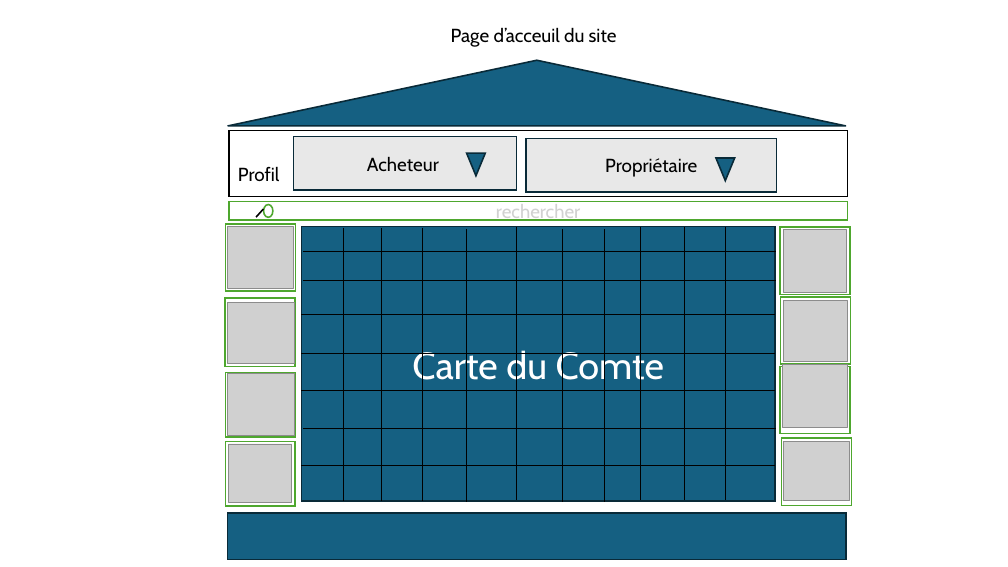
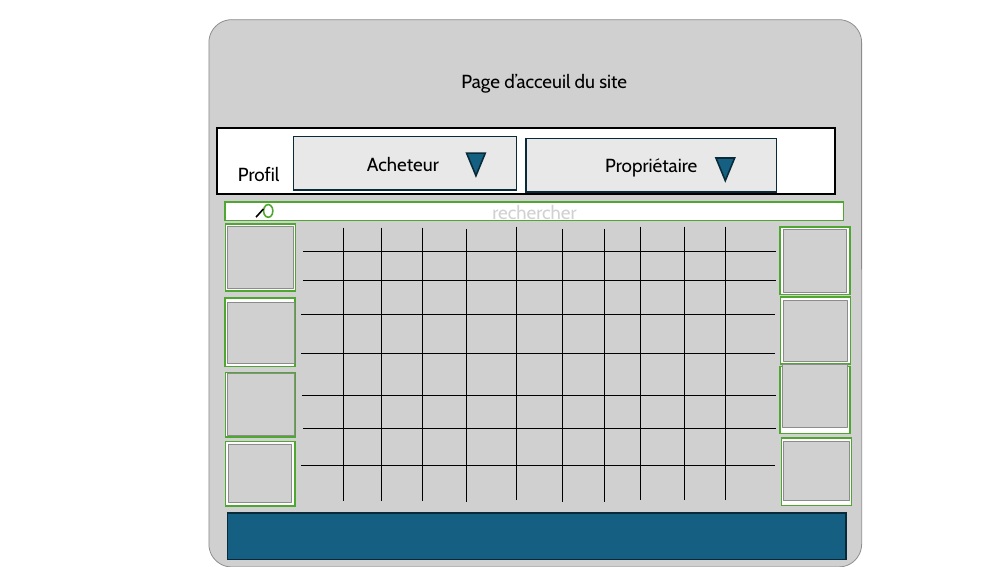
Before and after one commit to cours-de-visualisations/projet1, a slide deck: slide 4 of visualisation.pptx. Drawn at 1008x567 pixels with LibreOffice and Linux fonts; fonts in the diff are those of the drawing; grey boxes stand for pictures. Boxes give left, top, right and bottom in pixels: in the first picture for what was removed or moved away, otherwise in the second. Text is boxed around its words. In the diff, an @@ line names an element or a change of style, - is before the commit and + after.

```diff
--- a/visualisation.pptx
+++ b/visualisation.pptx
@@ picture added at bbox=[209, 20, 861, 567] @@
@@ triangle removed at bbox=[228, 60, 846, 126] @@
@@ text "Page d’acceuil du site": place and size @@
-text "Page d’acceuil du site" at bbox=[451, 27, 617, 47]
+text "Page d’acceuil du site" at bbox=[461, 74, 627, 93]
@@ rectangle: place and size @@
-rectangle at bbox=[229, 131, 848, 197]
+rectangle at bbox=[217, 129, 836, 194]
@@ rectangle "rechercher": place and size @@
-rectangle "rechercher" at bbox=[229, 201, 848, 220]
+rectangle "rechercher" at bbox=[225, 202, 844, 221]
@@ rectangle removed at bbox=[302, 227, 775, 501] @@
-Carte du Comte
@@ line moved from (302, 391) - (775, 391) to (302, 395) - (776, 395) @@
```
Also in this commit, not shown: 1 other file.
